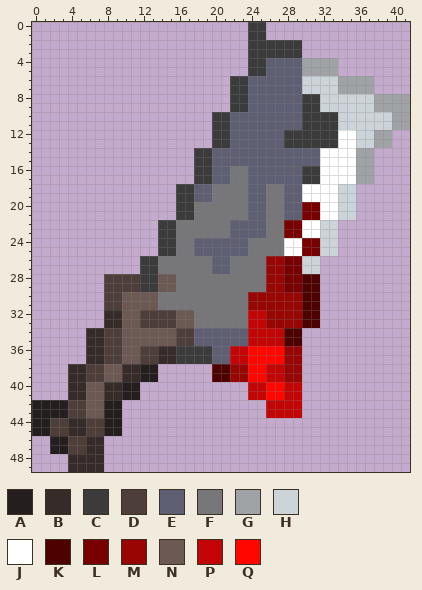
One commit to this pixel-art sprite: Projectiles/Thrown/CleanestCleaverProg_Blood1.png. This is how it looked before the edit.
The file is 42x50 pixels.
Palette (. is transparent): A #241f1e  B #362b28  C #3b3b3b  D #4d3e3a  E #5f5f73  F #777779  G #a0a3a6  H #cdd4d9  J #ffffff  K #4d0200  L #780000  M #970603  N #6c5954  P #c30505  Q #ff0600
Pixels before, first column x 0:
 0 ........................CC................
 1 ........................CC................
 2 ........................CCCCCC............
 3 ........................CCCCCC............
 4 ........................CCEEEEGGGG........
 5 ........................CCEEEEGGGG........
 6 ......................CCEEEEEEHHHHGGGG....
 7 ......................CCEEEEEEHHHHGGGG....
 8 ......................CCEEEEEECCHHHHHHGGGG
 9 ......................CCEEEEEECCHHHHHHGGGG
10 ....................CCEEEEEEEECCCCHHHHHHGG
11 ....................CCEEEEEEEECCCCHHHHHHGG
12 ....................CCEEEEEECCCCCCJJHHGG..
13 ....................CCEEEEEECCCCCCJJHHGG..
14 ..................CCEEEEEEEEEEEEJJJJGG....
15 ..................CCEEEEEEEEEEEEJJJJGG....
16 ..................CCEEFFEEEEEECCJJJJGG....
17 ..................CCEEFFEEEEEECCJJJJGG....
18 ................CCEEFFFFEEFFEEJJJJHH......
19 ................CCEEFFFFEEFFEEJJJJHH......
20 ................CCFFFFFFEEFFEELLJJHH......
21 ................CCFFFFFFEEFFEELLJJHH......
22 ..............CCFFFFFFEEEEFFLLJJHH........
23 ..............CCFFFFFFEEEEFFLLJJHH........
24 ..............CCFFEEEEEEFFFFJJLLHH........
25 ..............CCFFEEEEEEFFFFJJLLHH........
26 ............CCFFFFFFEEFFFFMMLLHH..........
27 ............CCFFFFFFEEFFFFMMLLHH..........
28 ........DDDDCCNNFFFFFFFFFFMMLLKK..........
29 ........DDDDCCNNFFFFFFFFFFMMLLKK..........
30 ........DDNNNNFFFFFFFFFFMMMMMMKK..........
31 ........DDNNNNFFFFFFFFFFMMMMMMKK..........
32 ........BBNNDDDDNNFFFFFFPPMMMMKK..........
33 ........BBNNDDDDNNFFFFFFPPMMMMKK..........
34 ......BBDDNNNNNNDDEEEEEEPPPPKK............
35 ......BBDDNNNNNNDDEEEEEEPPPPKK............
36 ......BBDDNNDDBBCCCCEEPPQQQQMM............
37 ......BBDDNNDDBBCCCCEEPPQQQQMM............
38 ....BBDDNNBBAA......KKMMQQPPMM............
39 ....BBDDNNBBAA......KKMMQQPPMM............
40 ....BBNNBBAA............PPQQPP............
41 ....BBNNBBAA............PPQQPP............
42 AAAADDNNAA................PPPP............
43 AAAADDNNAA................PPPP............
44 AADDBBDDAA................................
45 AADDBBDDAA................................
46 ..AADDBB..................................
47 ..AADDBB..................................
48 ....BBBB..................................
49 ....BBBB..................................
New version:
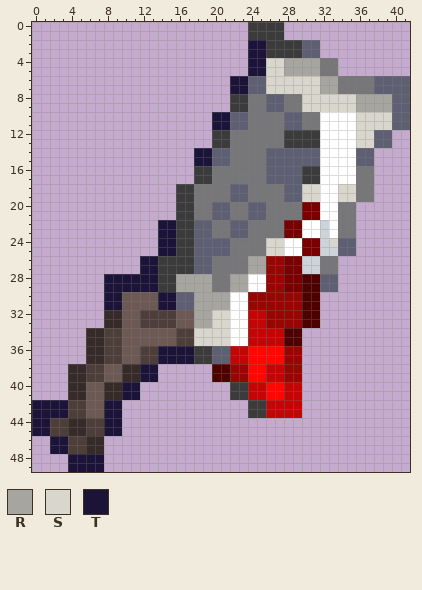
Colours new in this view: R #a6a5a0  S #d9d7cd  T #1b1438
The commit says: Yoyo resprites and Some guns as well as Cleaver
From old to new:
y 0..1: x 26..27 .. -> CC
y 2..3: x 24..25 CC -> TT; x 30..31 .. -> EE
y 4..5: x 24..33 CCEEEEGGGG -> TTSSRRRRFF
y 6..7: x 22..23 CC -> TT; x 26..41 EEEEHHHHGGGG.... -> SSSSSSRRFFFFEEEE
y 8..9: x 24..25 EE -> FF; x 28..41 EECCHHHHHHGGGG -> FFSSSSSSRRRREE
y 10..11: x 20..21 CC -> TT; x 24..27 EEEE -> FFFF; x 30..41 CCCCHHHHHHGG -> FFJJJJSSSSEE
y 12..13: x 22..27 EEEEEE -> FFFFFF; x 32..33 CC -> JJ; x 36..39 HHGG -> SSEE
y 14..15: x 18..19 CC -> TT; x 22..25 EEEE -> FFFF; x 36..37 GG -> EE
y 16..17: x 20..21 EE -> FF; x 24..25 EE -> FF; x 36..37 GG -> FF
y 18..19: x 18..19 EE -> FF; x 22..25 FFEE -> EEFF; x 30..31 JJ -> SS; x 34..37 HH.. -> SSFF
y 20..21: x 20..21 FF -> EE; x 28..29 EE -> FF; x 34..35 HH -> FF
y 22..23: x 14..19 CCFFFF -> TTCCEE; x 24..25 EE -> FF; x 33..35 H.. -> JFF
y 24: x 14..17 CCFF -> TTCC; x 22..23 EE -> FF; x 26..27 FF -> SS; x 33..35 H.. -> SEE
y 25: x 14..17 CCFF -> TTCC; x 22..23 EE -> FF; x 26..27 FF -> SS; x 34..35 .. -> EE
y 26..27: x 12..21 CCFFFFFFEE -> TTCCCCEEFF; x 24..25 FF -> RR; x 32..33 .. -> FF
y 28..29: x 8..19 DDDDCCNNFFFF -> TTTTTTCCRRRR; x 22..25 FFFF -> RRJJ; x 32..33 .. -> EE
y 30..31: x 8..9 DD -> TT; x 14..23 FFFFFFFFFF -> TTEERRRRJJ
y 32..33: x 18..23 FFFFFF -> RRSSJJ
y 34..35: x 18..23 EEEEEE -> SSSSJJ
y 36..37: x 14..17 BBCC -> TTTT
y 38..39: x 12..13 AA -> TT
y 40..41: x 10..11 AA -> TT; x 22..23 .. -> CC
y 42..43: x 0..3 AAAA -> TTTT; x 8..9 AA -> TT; x 24..25 .. -> CC
y 44..45: x 0..1 AA -> TT; x 8..9 AA -> TT
y 46..47: x 2..3 AA -> TT
y 48..49: x 4..7 BBBB -> TTTT
Where, in picture pixels (left, top, right, bottom), the same in both pictures:
changed: (32, 22, 410, 472)
